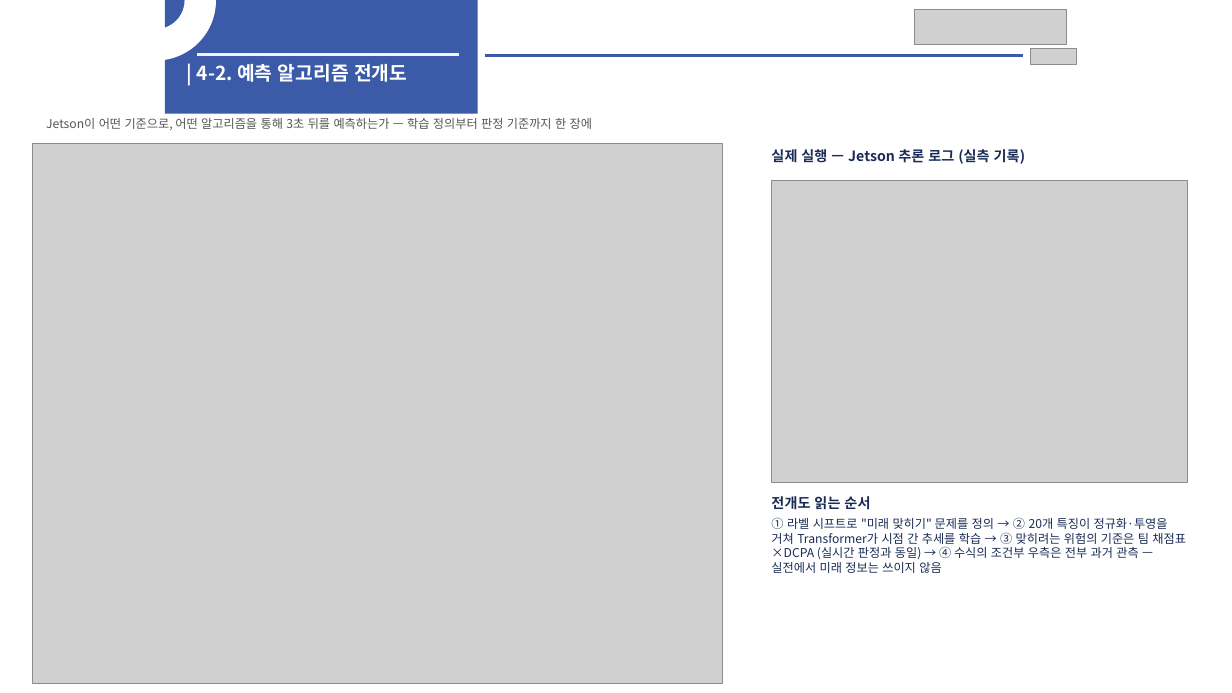
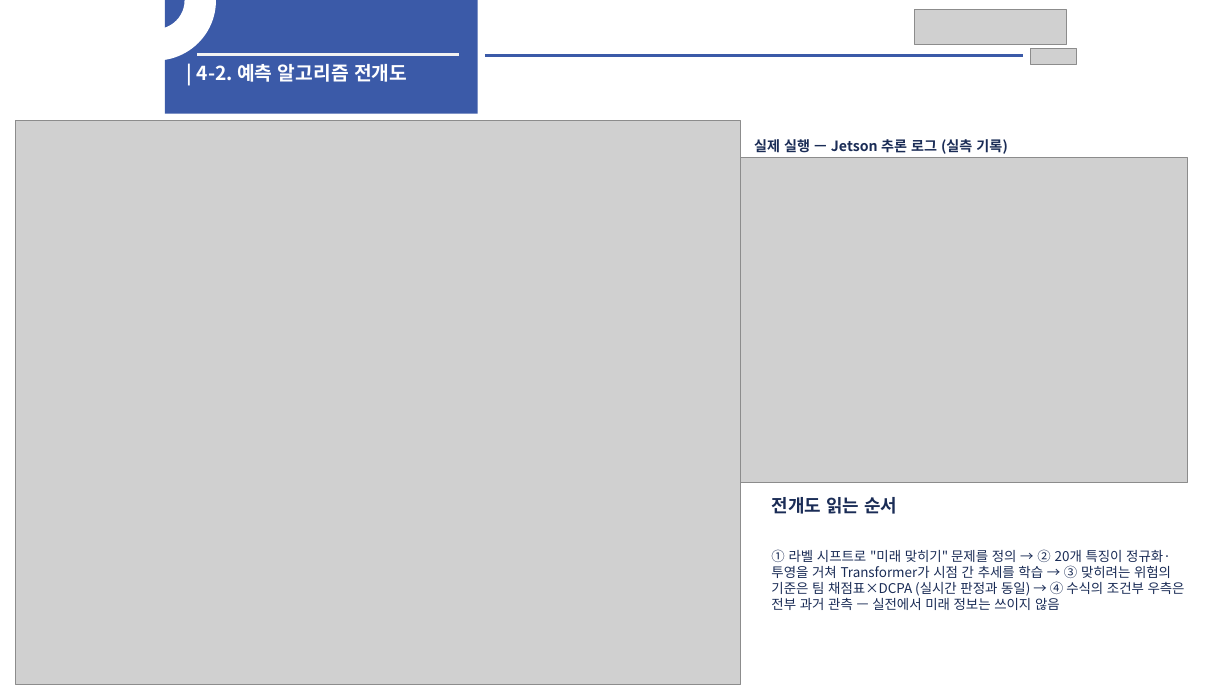
Before and after one commit to joon722/AI-V2X-Cane, a slide deck: slide 7 of docs/담당파트_기술보고_SUMO데이터AI수정2.pptx. Drawn at 1232x693 pixels with LibreOffice and Linux fonts; fonts in the diff are those of the drawing; grey boxes stand for pictures. Boxes give left, top, right and bottom in pixels: in the first picture for what was removed or moved away, otherwise in the second. Text is boxed around its words. In the diff, an @@ line names an element or a change of style, - is before the commit and + after.

```diff
--- a/docs/담당파트_기술보고_SUMO데이터AI수정2.pptx
+++ b/docs/담당파트_기술보고_SUMO데이터AI수정2.pptx
@@ text removed at <box>46,118,592,130</box> @@
-Jetson이 어떤 기준으로, 어떤 알고리즘을 통해 3초 뒤를 예측하는가 — 학습 정의부터 판정 기준까지 한 장에
@@ picture: place and size @@
-picture at <box>32,143,723,684</box>
+picture at <box>16,121,741,685</box>
@@ text "실제 실행 — Jetson 추론 ...": place and size @@
-text "실제 실행 — Jetson 추론 ..." at <box>771,149,1025,164</box>
+text "실제 실행 — Jetson 추론 ..." at <box>754,139,1007,154</box>
@@ picture: place and size @@
-picture at <box>772,180,1188,482</box>
+picture at <box>741,158,1188,482</box>
@@ text "전개도 읽는 순서" at <box>771,497,1185,610</box>: size 11 to 14 pt in "전개도 읽는 순서"; size 9.5 to 10.5 pt @@
```
Also in this commit, not shown: 2 other slides changed.
